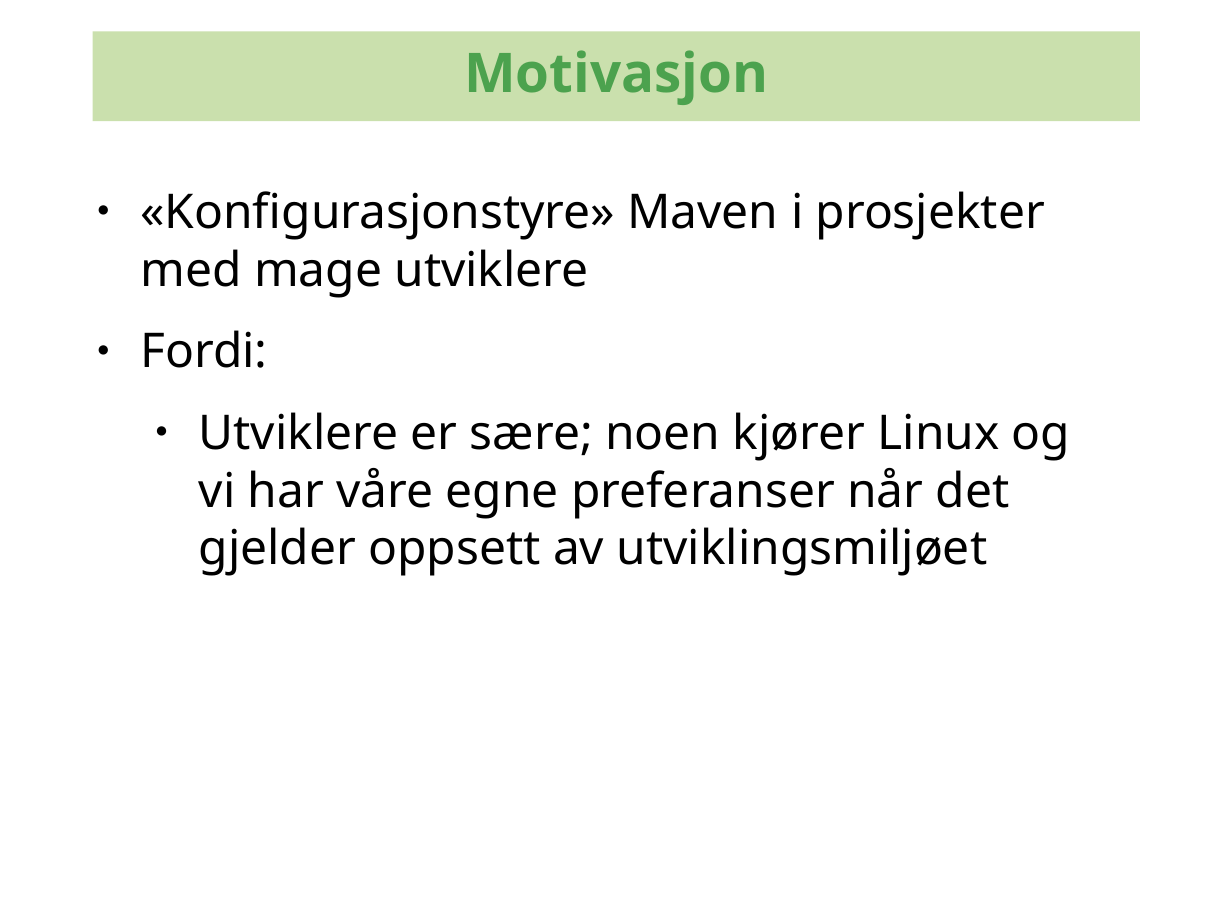
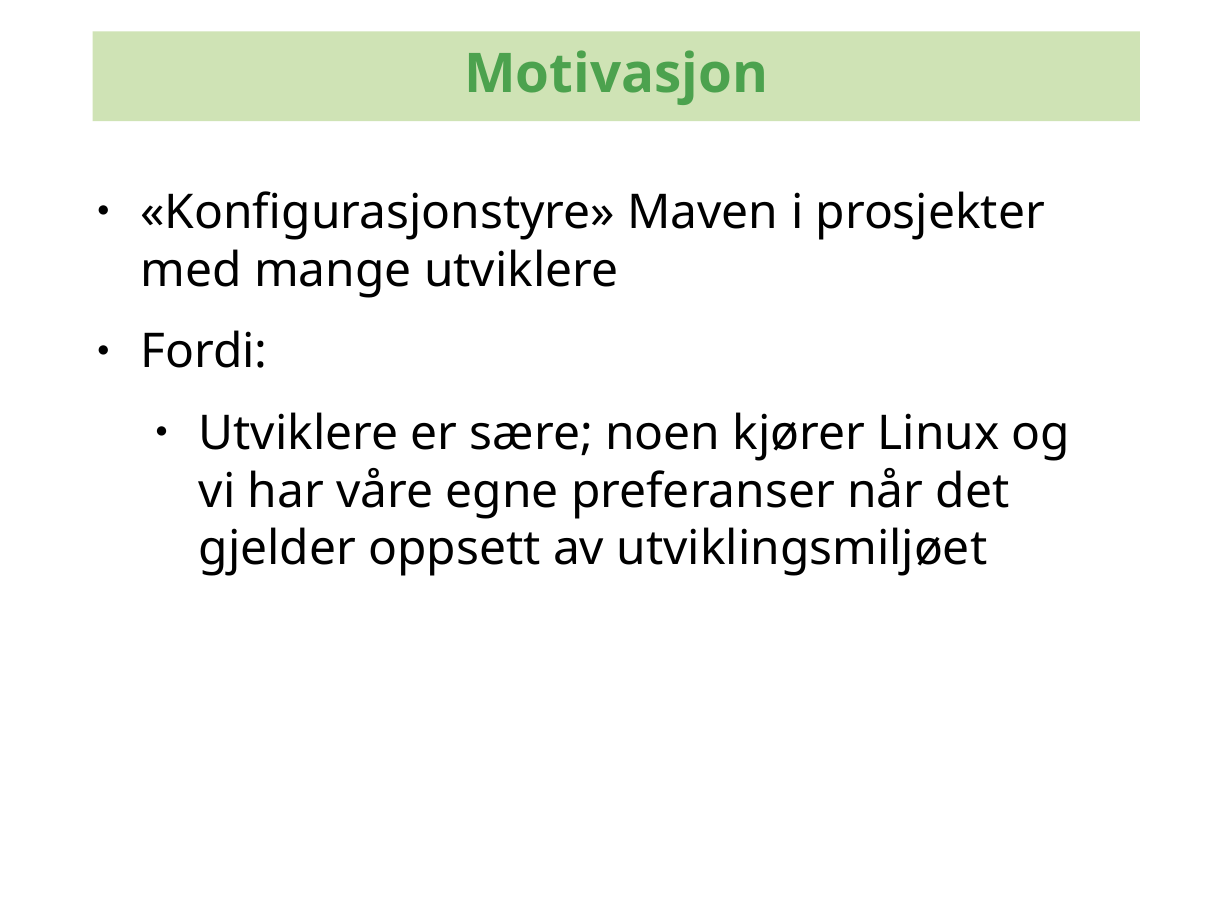
Before and after one commit to kenglxn/seam-maven-refimpl, a slide deck: slide 3 of sandbox/loo/gmaven-lynforedrag/gmaven-lynforedrag.odp (slide 2 before the commit). Drawn at 1232x924 pixels with LibreOffice and Linux fonts; fonts in the diff are those of the drawing; background and template pictures are left out. Boxes give left, top, right and bottom in pixels: in the first picture for what was removed or moved away, otherwise in the second. Text is boxed around its words. In the diff, an @@ line names an element or a change of style, - is before the commit and + after.

```diff
--- a/sandbox/loo/gmaven-lynforedrag/gmaven-lynforedrag.odp
+++ b/sandbox/loo/gmaven-lynforedrag/gmaven-lynforedrag.odp
@@ text at [141,191,1045,298]: text changed @@
-● «Konfigurasjonstyre» Maven i prosjekter med mage utviklere
+● «Konfigurasjonstyre» Maven i prosjekter med mange utviklere
```
Also in this commit, not shown: 27 other slides changed, 2 slides added, 5 other files.
